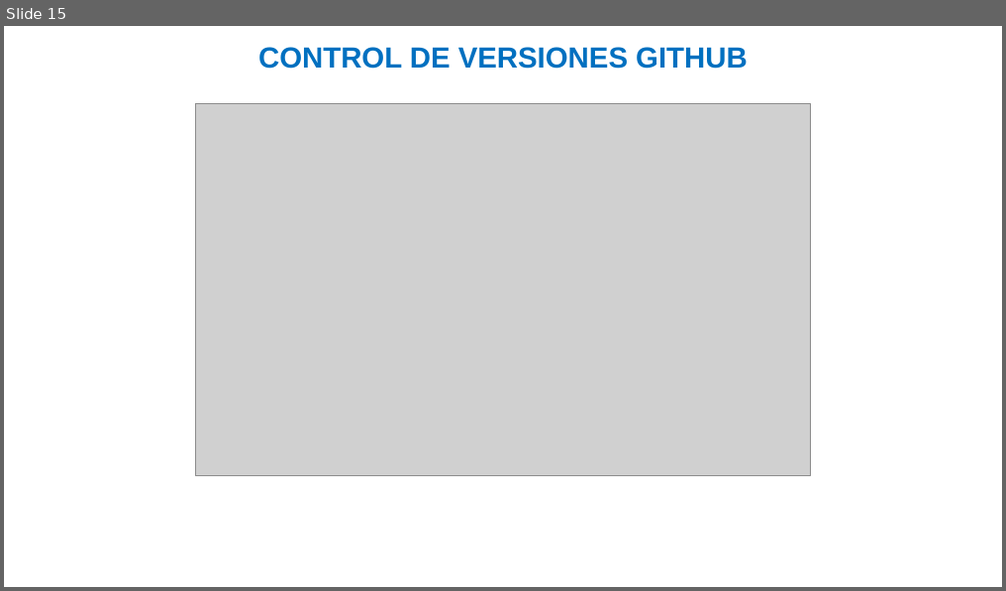
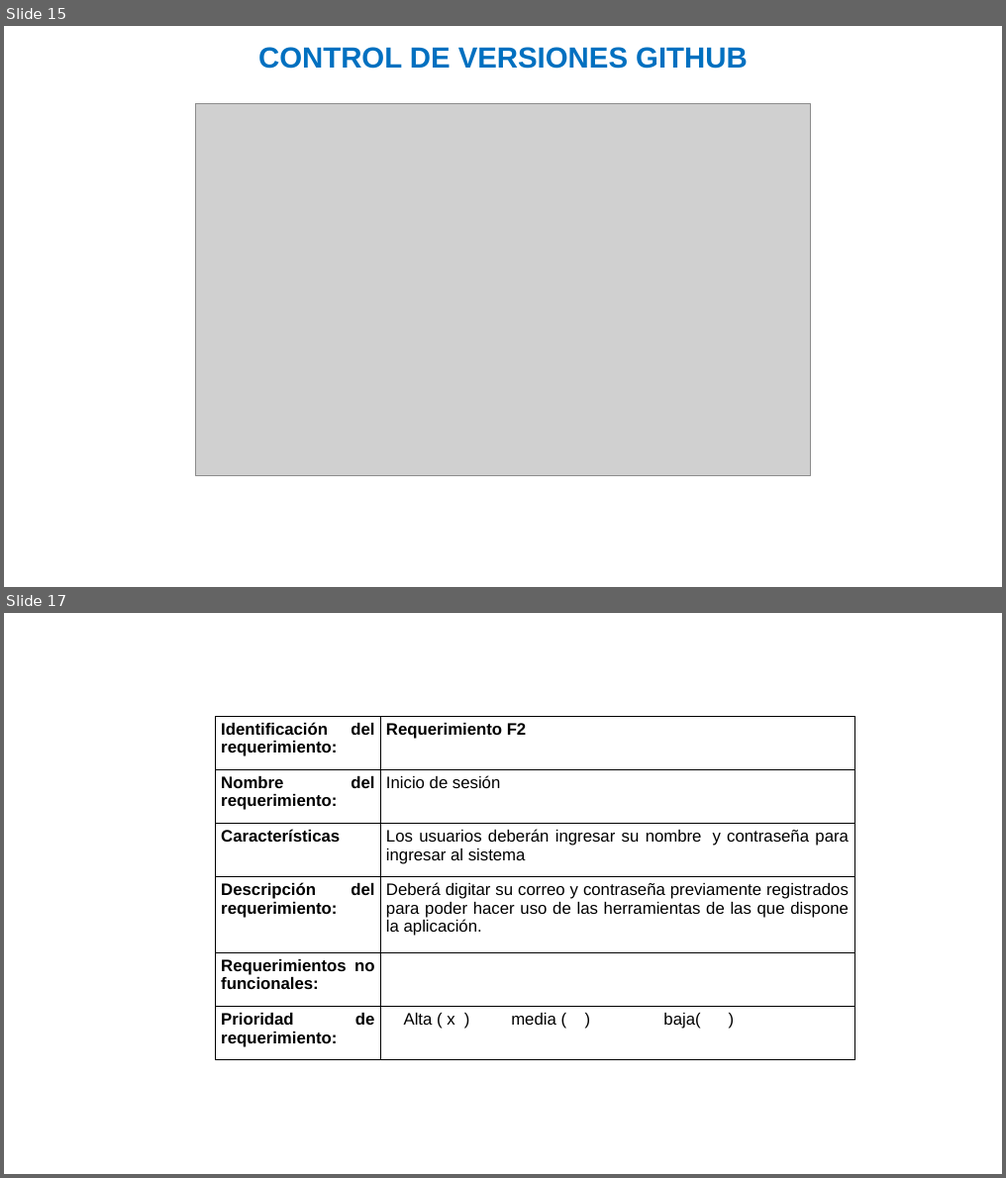
Before and after one commit to julianforero19/Proyecto_Parking, a slide deck: PLANTILLA_PRESENTACION_AVANCES_PROYECTO_.pptx. Shown one above the other, each under a label of ours: slide 15 before the commit, slides 15 and 17 after it; the slides between them are not shown. The pictures are 1006x591 and 1006x1178 pixels, drawn with LibreOffice and Linux fonts; fonts in the diff are those of the drawing; grey boxes stand for pictures; background and template pictures are left out. Boxes give left, top, right and bottom in pixels: in the first picture for what was removed or moved away, otherwise in the second. Text is boxed around its words. In the diff, an @@ line names an element or a change of style, - is before the commit and + after.

```diff
--- a/PLANTILLA_PRESENTACION_AVANCES_PROYECTO_.pptx
+++ b/PLANTILLA_PRESENTACION_AVANCES_PROYECTO_.pptx
@@ slide 17 added at (4, 613, 1002, 1174), background picture (left out) @@
@@ table added at (216, 716, 855, 1060), 6 rows, 2 columns @@
+Identificación del requerimiento: | Requerimiento F2
+Nombre del requerimiento: | Inicio de sesión
+Características | Los usuarios deberán ingresar su nombre y contraseña para ingresar al sistema
+Descripción del requerimiento: | Deberá digitar su correo y contraseña previamente registrados para poder hacer uso de las herramientas de las que dispone la aplicación.
+Requerimientos no funcionales: | 
+Prioridad de requerimiento: | Alta ( x ) media ( ) baja( )
```
Also in this commit, not shown: 5 other slides added.
